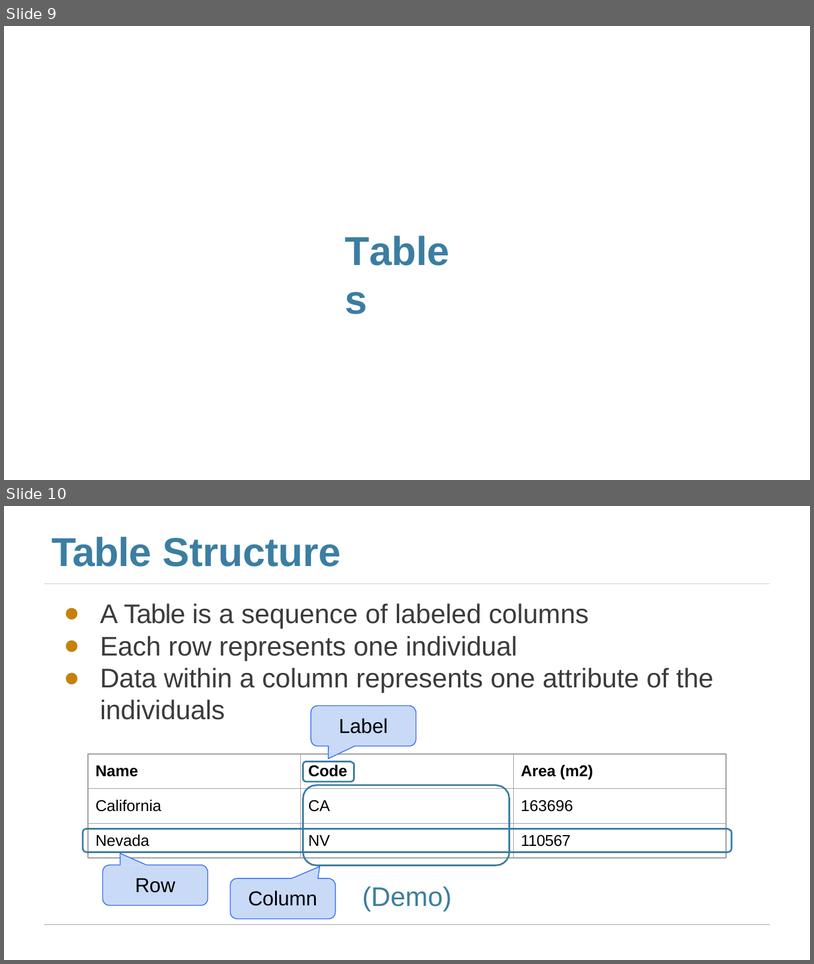
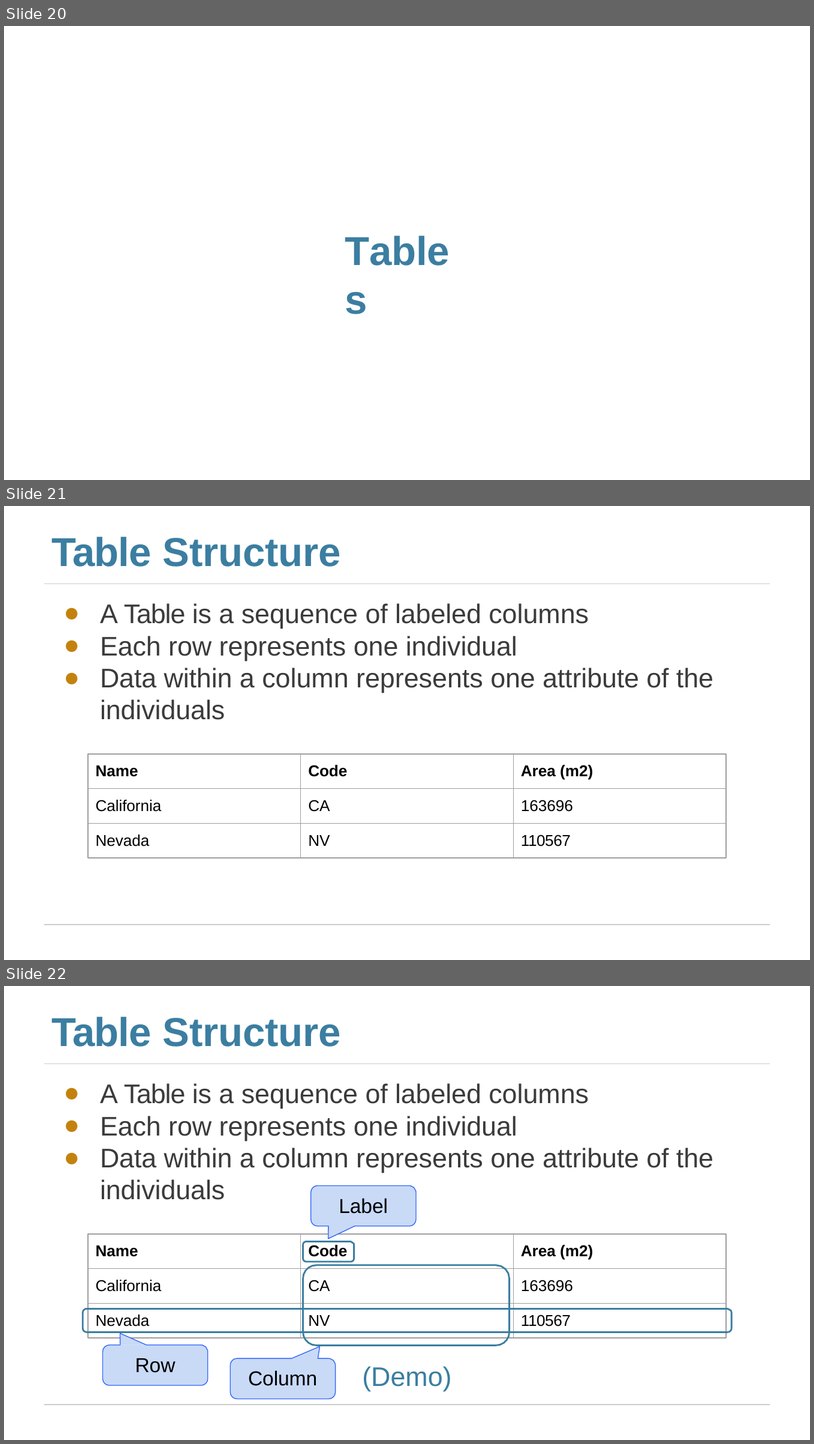
Before and after one commit to jhb10c/d8publicmaterials, a slide deck: Lectures/lec03_Tables.pptx. Shown one above the other, each under a label of ours: slides 9 and 10 before the commit, slides 20, 21 and 22 after it. The pictures are 814x964 and 814x1444 pixels, drawn with LibreOffice and Linux fonts; fonts in the diff are those of the drawing. Boxes give left, top, right and bottom in pixels: in the first picture for what was removed or moved away, otherwise in the second. Text is boxed around its words. In the diff, an @@ line names an element or a change of style, - is before the commit and + after.

```diff
--- a/Lectures/lec03_Tables.pptx
+++ b/Lectures/lec03_Tables.pptx
@@ slide 21 added at box(4, 506, 810, 960), background #FFFFFF; not listed: 2 template elements that a slide beside it also shows @@
@@ title added at box(52, 537, 342, 567), 36 pt, text #3B7EA1, bold @@
+Table Structure
@@ text added at box(100, 603, 714, 720), 24 pt, text #3B3B3B @@
+● A Table is a sequence of labeled columns
+● Each row represents one individual
+● Data within a column represents one attribute of the individuals
@@ rectangle added at box(88, 754, 301, 788), outline #9E9E9E 0.75 pt, 14 pt, text #000000, bold @@
+Name
@@ rectangle added at box(301, 754, 513, 788), outline #9E9E9E 0.75 pt, 14 pt, text #000000, bold @@
+Code
@@ rectangle added at box(513, 754, 726, 788), outline #9E9E9E 0.75 pt, 14 pt, text #000000, bold @@
+Area (m2)
@@ rectangle added at box(88, 788, 301, 823), outline #9E9E9E 0.75 pt, 14 pt, text #000000 @@
+California
@@ rectangle added at box(301, 788, 513, 823), outline #9E9E9E 0.75 pt, 14 pt, text #000000 @@
+CA
@@ rectangle added at box(513, 788, 726, 823), outline #9E9E9E 0.75 pt, 14 pt, text #000000 @@
+163696
@@ rectangle added at box(88, 823, 301, 858), outline #9E9E9E 0.75 pt, 14 pt, text #000000 @@
+Nevada
@@ rectangle added at box(301, 823, 513, 858), outline #9E9E9E 0.75 pt, 14 pt, text #000000 @@
+NV
@@ rectangle added at box(513, 823, 726, 858), outline #9E9E9E 0.75 pt, 14 pt, text #000000 @@
+110567
@@ what was slide 9 is now slide 20 @@
@@ what was slide 10 is now slide 22 @@
```
Also in this commit, not shown: 2 slides changed, 12 other slides added, 3 other files.
